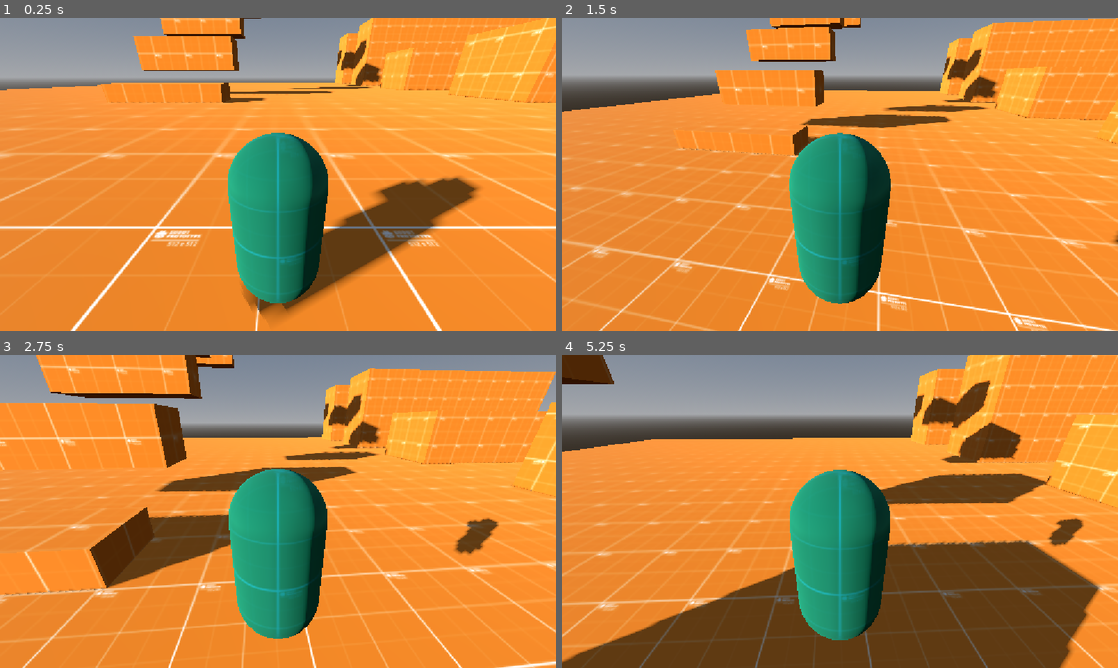
Above: before the commit, frames 1-4 (two rows, left to right).
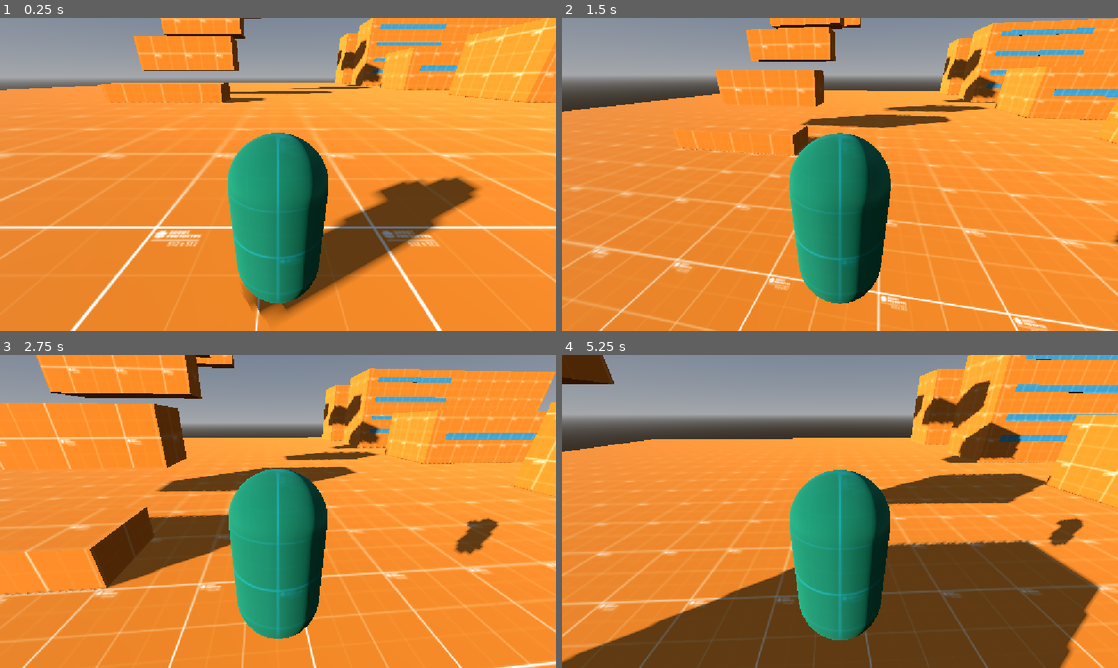
Above: after the commit, the same moments.

Repository: MauroMelender/ProtoProyectGensaku
Game: Godot game, scene res://Test Folder 0.1/escena_testeo.tscn
Same seed, same stepped clock (60 frames per second), same inputs: the game is played once before the commit and once after it.
Inputs (mouse positions are in pixels of both pictures, inside the frame that each line leads up to):
- Up to frame 1 (0.25 s): no input
- Up to frame 2 (1.5 s): tap Enter (ui_accept) at 0.5, 0.6, 0.77, 1.07, 1.35 s; move the mouse to (867, 174) at 0.52 s; hold W (ui_up) from 0.53 s (still down); move the mouse to (812, 174) at 1.27 s
- Up to frame 3 (2.75 s): keep holding W (ui_up); tap Enter (ui_accept) at 1.52, 1.82, 2.1 s; move the mouse to (289, 505) at 2.02 s
- Up to frame 4 (5.25 s): keep holding W (ui_up); move the mouse to (834, 517) at 2.77 s; tap Enter (ui_accept) at 2.85, 3.02, 3.32, 3.6, 3.77, 4.07, 4.35, 4.52, 4.82, 5.1 s; move the mouse to (878, 514) at 3.52 s; move the mouse to (795, 508) at 4.27 s; move the mouse to (845, 511) at 5.02 s

The runs differ from the first frame. In frame 1, 0.5% of the frame differs, in the area x 66-83%, y 2-18%; in frame 2, 0.9%; in frame 3, 0.9%; in frame 4, 1.2%, in the area x 78-100%, y 0-28%.

Commit message:
Correcion de sistema Ledge y saltos dobles

Diff:
--- a/Test Folder 0.1/Player/Movement.gd
+++ b/Test Folder 0.1/Player/Movement.gd
@@ -10,10 +10,14 @@
 @export var FALL_LIMIT_Y: float = -10.0
 
 @export var CLIMB_SPEED: float = 2.5
+@export var LEDGE_JUMP_FORWARD_FORCE: float = 3.0 # Impulso hacia adelante al subir
 
 var jump_count: int = 0
 var gravity: float = ProjectSettings.get_setting("physics/3d/default_gravity")
 var spawn_position: Vector3
+
+# Temporizador para evitar que se re-enganche al saltar
+var ledge_cooldown: float = 0.0
 
 enum State { NORMAL, AGARRADO }
 var current_state: State = State.NORMAL
@@ -38,6 +42,10 @@
 func _physics_process(delta: float) -> void:
 	if global_position.y < FALL_LIMIT_Y:
 		respawn()
+
+	# Reduce el temporizador de desacople
+	if ledge_cooldown > 0.0:
+		ledge_cooldown -= delta
 
 	match current_state:
 		State.NORMAL:
@@ -75,41 +83,52 @@
 # --- LÓGICA DE PARKOUR ---
 
 func _check_ledge_grab() -> void:
-	if is_on_floor():
+	# No revisa si está en el suelo o si acaba de saltar desde un borde
+	if is_on_floor() or ledge_cooldown > 0.0:
 		return
 
-	# Verifica que ambos rayos estén colisionando
 	if ray_pared.is_colliding() and ray_borde.is_colliding():
 		var collider = ray_pared.get_collider()
 
-		# FILTRO POR GRUPO: Solo se agarra si el objeto pertenece al grupo Ledge
-		if collider and (collider.is_in_group("Ledge") or collider.is_in_group("ledge") or collider.is_in_group("LEDGE")):
+		var tiene_grupo = collider.is_in_group("Ledge") or collider.is_in_group("ledge") or collider.is_in_group("LEDGE") or (collider.get_parent() and collider.get_parent().is_in_group("Ledge"))
+
+		if tiene_grupo:
 			current_state = State.AGARRADO
 			velocity = Vector3.ZERO
+			# Al agarrarse, se resetea el contador para permitir impulsarse
+			jump_count = 0
 
 func _process_ledge_movement(delta: float) -> void:
-	# SI SE DESPEGA DE LA PARED O SE TERMINA EL SALIENTE, CAE AUTOMÁTICAMENTE
 	if not ray_pared.is_colliding():
 		current_state = State.NORMAL
+		ledge_cooldown = 0.2
 		return
 
 	velocity = Vector3.ZERO
 
 	var input_dir := Input.get_vector("ui_left", "ui_right", "ui_up", "ui_down")
 
-	# Moverse lateralmente a lo largo de la cornisa (A y D)
 	var right := transform.basis.x
 	velocity = right * input_dir.x * CLIMB_SPEED
 
-	# Presionar S para soltarse y caer
+	# Presionar S para soltarse hacia abajo (mantiene los saltos consumidos si cayó)
 	if input_dir.y > 0:
 		current_state = State.NORMAL
+		ledge_cooldown = 0.3
 		return
 
-	# Presionar Espacio para saltar o subir
+	# Presionar Espacio para trepar/saltar desde la cornisa
 	if Input.is_action_just_pressed("ui_accept"):
 		current_state = State.NORMAL
+		ledge_cooldown = 0.35
+
+		# Este salto cuenta como el primero (jump_count = 1)
+		jump_count = 1
+
+		# Aplica impulso vertical y empujón hacia adelante
+		var forward := -transform.basis.z
 		velocity.y = JUMP_VELOCITY
+		velocity += forward * LEDGE_JUMP_FORWARD_FORCE
 		return
 
 	move_and_slide()
--- a/Test Folder 0.1/escena_testeo.tscn
+++ b/Test Folder 0.1/escena_testeo.tscn
@@ -86,6 +86,9 @@
 
 [sub_resource type="ConvexPolygonShape3D" id="ConvexPolygonShape3D_orpjr"]
 points = PackedVector3Array(4.722286, 0.26302338, 0.15000868, 4.722286, 0.26302338, -0.15000868, -4.722286, 0.26302338, …(192 unchanged characters)…
+
+[sub_resource type="BoxMesh" id="BoxMesh_0jcrn"]
+size = Vector3(9.444572, 0.52604675, 0.30001736)
 
 [sub_resource type="ProceduralSkyMaterial" id="ProceduralSkyMaterial_0donx"]
 
@@ -235,13 +238,73 @@
 [node name="Escalar" type="Node3D" parent="Zona_pruebas/Obstaculos" unique_id=1382034533]
 
 [node name="Escalada" type="MeshInstance3D" parent="Zona_pruebas/Obstaculos/Escalar" unique_id=104407516]
-transform = Transform3D(1, 0, 0, 0, 1, 0, 0, 0, 1, 9.133619, 2.457645, 17.550562)
+transform = Transform3D(1, 0, 0, 0, 1, 0, 0, 0, 1, 9.133619, 1.7132282, 17.550562)
 material_override = ExtResource("2_i7chq")
 mesh = SubResource("BoxMesh_tlh37")
 
 [node name="StaticBody3D" type="StaticBody3D" parent="Zona_pruebas/Obstaculos/Escalar/Escalada" unique_id=975760174 groups=["Ledge"]]
 
 [node name="CollisionShape3D" type="CollisionShape3D" parent="Zona_pruebas/Obstaculos/Escalar/Escalada/StaticBody3D" unique_id=1934060824]
+shape = SubResource("ConvexPolygonShape3D_orpjr")
+
+[node name="Escalada3" type="MeshInstance3D" parent="Zona_pruebas/Obstaculos/Escalar" unique_id=705723264]
+transform = Transform3D(1, 0, 0, 0, 1, 0, 0, 0, 1, 9.133619, 2.5996194, 5.4646473)
+material_override = ExtResource("2_i7chq")
+mesh = SubResource("BoxMesh_tlh37")
+
+[node name="StaticBody3D" type="StaticBody3D" parent="Zona_pruebas/Obstaculos/Escalar/Escalada3" unique_id=384627273 groups=["Ledge"]]
+
+[node name="CollisionShape3D" type="CollisionShape3D" parent="Zona_pruebas/Obstaculos/Escalar/Escalada3/StaticBody3D" unique_id=1578902680]
+shape = SubResource("ConvexPolygonShape3D_orpjr")
+
+[node name="Escalada4" type="MeshInstance3D" parent="Zona_pruebas/Obstaculos/Escalar" unique_id=1134586727]
+transform = Transform3D(1, 0, 0, 0, 1, 0, 0, 0, 1, 9.133619, 2.5996194, -6.5112762)
+material_override = ExtResource("2_i7chq")
+mesh = SubResource("BoxMesh_tlh37")
+
+[node name="StaticBody3D" type="StaticBody3D" parent="Zona_pruebas/Obstaculos/Escalar/Escalada4" unique_id=443912003 groups=["Ledge"]]
+
+[node name="CollisionShape3D" type="CollisionShape3D" parent="Zona_pruebas/Obstaculos/Escalar/Escalada4/StaticBody3D" unique_id=735193711]
+shape = SubResource("ConvexPolygonShape3D_orpjr")
+
+[node name="Escalada5" type="MeshInstance3D" parent="Zona_pruebas/Obstaculos/Escalar" unique_id=1966476918]
+transform = Transform3D(1, 0, 0, 0, 1, 0, 0, 0, 1, 9.133619, 4.1942635, -6.5112762)
+material_override = ExtResource("2_i7chq")
+mesh = SubResource("BoxMesh_tlh37")
+
+[node name="StaticBody3D" type="StaticBody3D" parent="Zona_pruebas/Obstaculos/Escalar/Escalada5" unique_id=1738379379 groups=["Ledge"]]
+
+[node name="CollisionShape3D" type="CollisionShape3D" parent="Zona_pruebas/Obstaculos/Escalar/Escalada5/StaticBody3D" unique_id=425257471]
+shape = SubResource("ConvexPolygonShape3D_orpjr")
+
+[node name="Escalada6" type="MeshInstance3D" parent="Zona_pruebas/Obstaculos/Escalar" unique_id=812159894]
+transform = Transform3D(1, 0, 0, 0, 1, 0, 0, 0, 1, 9.133619, 6.299404, -6.5112762)
+material_override = ExtResource("2_i7chq")
+mesh = SubResource("BoxMesh_tlh37")
+
+[node name="StaticBody3D" type="StaticBody3D" parent="Zona_pruebas/Obstaculos/Escalar/Escalada6" unique_id=2091164891 groups=["Ledge"]]
+
+[node name="CollisionShape3D" type="CollisionShape3D" parent="Zona_pruebas/Obstaculos/Escalar/Escalada6/StaticBody3D" unique_id=977199415]
+shape = SubResource("ConvexPolygonShape3D_orpjr")
+
+[node name="Escalada7" type="MeshInstance3D" parent="Zona_pruebas/Obstaculos/Escalar" unique_id=506629235]
+transform = Transform3D(1, 0, 0, 0, 1, 0, 0, 0, 1, 9.133619, 8.418266, -6.5112762)
+material_override = ExtResource("2_i7chq")
+mesh = SubResource("BoxMesh_tlh37")
+
+[node name="StaticBody3D" type="StaticBody3D" parent="Zona_pruebas/Obstaculos/Escalar/Escalada7" unique_id=858467244 groups=["Ledge"]]
+
+[node name="CollisionShape3D" type="CollisionShape3D" parent="Zona_pruebas/Obstaculos/Escalar/Escalada7/StaticBody3D" unique_id=1029496628]
+shape = SubResource("ConvexPolygonShape3D_orpjr")
+
+[node name="Escalada2" type="MeshInstance3D" parent="Zona_pruebas/Obstaculos/Escalar" unique_id=1036191646]
+transform = Transform3D(1, 0, 0, 0, 1, 0, 0, 0, 1, 9.133619, 2.9918523, 17.550562)
+material_override = ExtResource("2_i7chq")
+mesh = SubResource("BoxMesh_0jcrn")
+
+[node name="StaticBody3D" type="StaticBody3D" parent="Zona_pruebas/Obstaculos/Escalar/Escalada2" unique_id=103412986 groups=["Ledge"]]
+
+[node name="CollisionShape3D" type="CollisionShape3D" parent="Zona_pruebas/Obstaculos/Escalar/Escalada2/StaticBody3D" unique_id=1066313099]
 shape = SubResource("ConvexPolygonShape3D_orpjr")
 
 [node name="Player" parent="." unique_id=1106884710 instance=ExtResource("2_2dbdm")]
